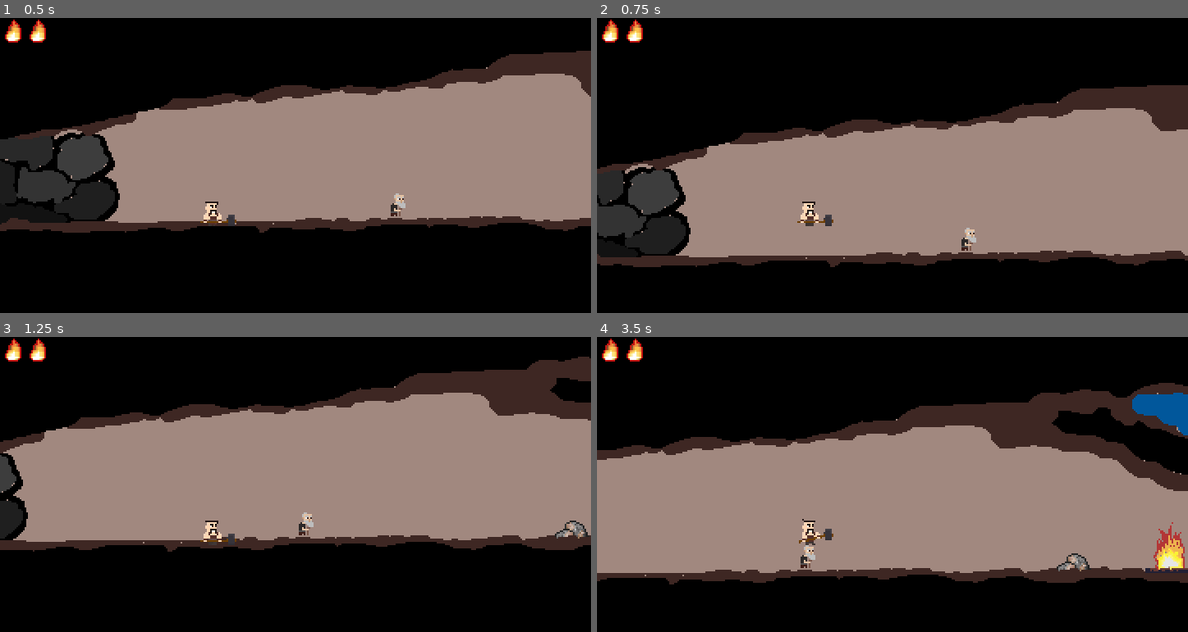
Above: before the commit, frames 1-4 (two rows, left to right).
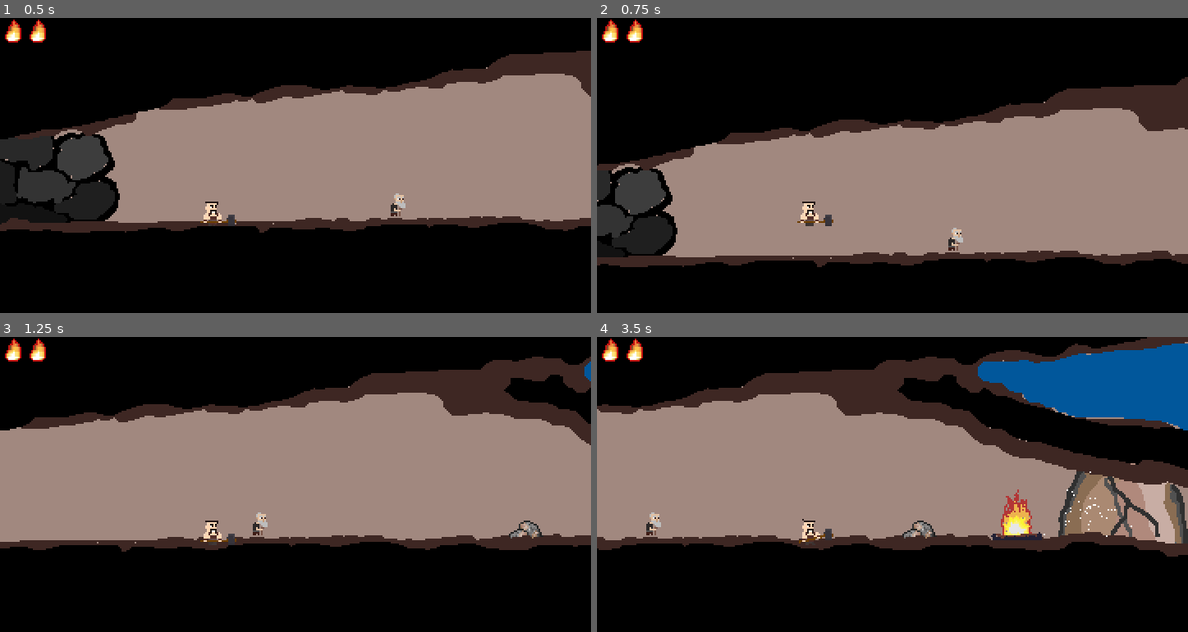
Above: after the commit, the same moments.

Repository: grapdega/deli-demir
Game: Godot game, scene res://sahneler/bolumler/bolum1.tscn
The game is run twice, just before and just after one commit, with the same random seed, the same clock (stepped at 60 frames per second) and the same inputs.
Inputs:
- Up to frame 1 (0.5 s): no input
- Up to frame 2 (0.75 s): tap Enter (ui_accept) at 0.5 s; hold Right (ui_right) from 0.53 s (still down)
- Up to frame 3 (1.25 s): keep holding Right (ui_right); tap Enter (ui_accept) at 0.77 s
- Up to frame 4 (3.5 s): tap Enter (ui_accept) at 1.52, 3.02 s; release Right (ui_right) at 2.03 s; hold Left (ui_left) 2.03-2.78 s; hold Right (ui_right) from 2.78 s (still down)

Frame 1 is identical in both runs. In frame 2, 4.4% of the frame differs, in the area x 0-100%, y 20-85%; in frame 3, 8.4%; in frame 4, 41%, in the area x 0-100%, y 0-84%.

Commit message:
partikül

Diff:
--- a/sahneler/bolumler/bolum1.tscn
+++ b/sahneler/bolumler/bolum1.tscn
@@ -10,6 +10,7 @@
 [ext_resource type="PackedScene" uid="uid://b2xc8u6mbyvst" path="res://sahneler/karakter/mob-base.tscn" id="8_c8oup"]
 [ext_resource type="Texture2D" uid="uid://b2g8f36nenvpc" path="res://kaynak/resim/buhar-Sheet.png" id="8_upmh6"]
 [ext_resource type="Texture2D" uid="uid://cbef48ml7ikj0" path="res://kaynak/resim/dedem.png" id="9_upmh6"]
+[ext_resource type="PackedScene" uid="uid://brw6xw848q20" path="res://sahneler/karakter/partikül.tscn" id="11_lnn6d"]
 
 [sub_resource type="RectangleShape2D" id="RectangleShape2D_lnn6d"]
 size = Vector2(35, 55.5)
@@ -193,4 +194,7 @@
 position = Vector2(242, 115)
 sprite = ExtResource("9_upmh6")
 
+[node name="Partikül" parent="." instance=ExtResource("11_lnn6d")]
+position = Vector2(508, 106)
+
 [connection signal="body_entered" from="sonrakibolum" to="." method="_on_sonrakibolum_body_entered"]
--- a/sahneler/bolumler/bolum_1.gd
+++ b/sahneler/bolumler/bolum_1.gd
@@ -34,6 +34,7 @@
 
 func _process(delta: float) -> void:
 	$"UI/ateş".set_value(fire)
+	$"Partikül".amount = fire
 	if level_clear:
 		return
 	if su_time > 0:
--- /dev/null
+++ b/sahneler/karakter/partikül.tscn
@@ -0,0 +1,12 @@
+[gd_scene load_steps=2 format=3 uid="uid://brw6xw848q20"]
+
+[sub_resource type="ParticleProcessMaterial" id="ParticleProcessMaterial_jiuuw"]
+particle_flag_disable_z = true
+spread = 180.0
+initial_velocity_max = 101.7
+gravity = Vector3(0, 0, 0)
+turbulence_enabled = true
+
+[node name="Partikül" type="GPUParticles2D"]
+amount = 99
+process_material = SubResource("ParticleProcessMaterial_jiuuw")
--- a/sahneler/oyuncu/oyuncu.gd
+++ b/sahneler/oyuncu/oyuncu.gd
@@ -1,6 +1,6 @@
 extends CharacterBody2D
 
-const SPEED = 80.0
+const SPEED = 120.0
 const JUMP_VELOCITY = -200.0
 
 var near_mob = []
Not shown: 1 places in sahneler/bolumler/bolum1.tscn that only renumber resources
